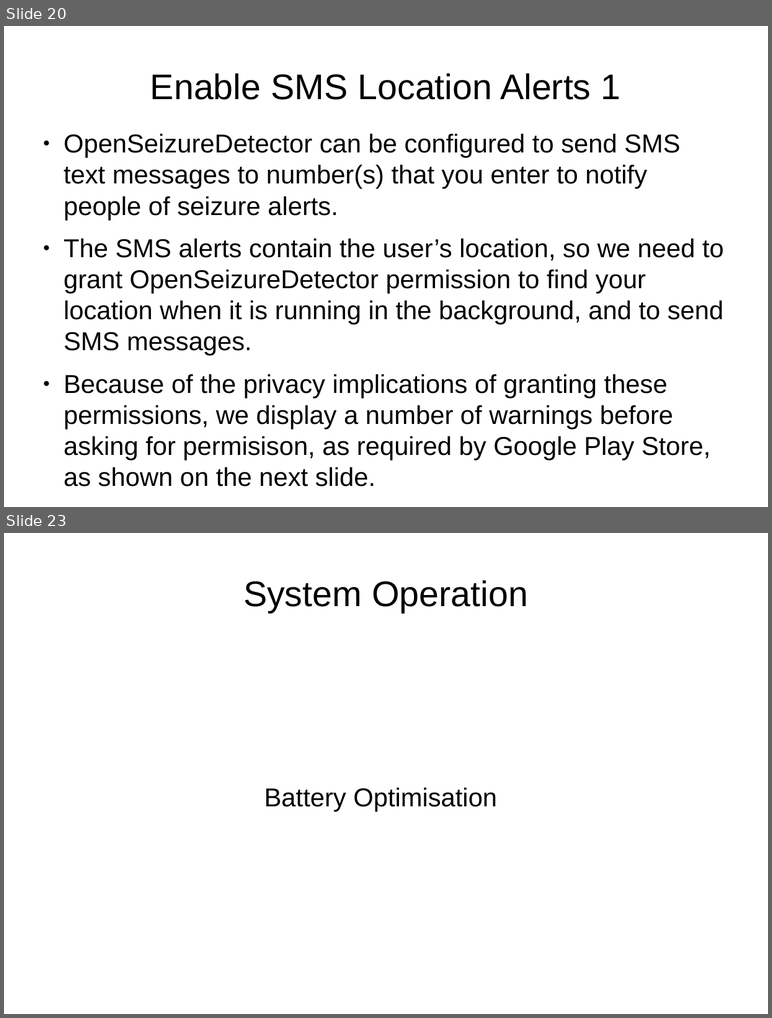
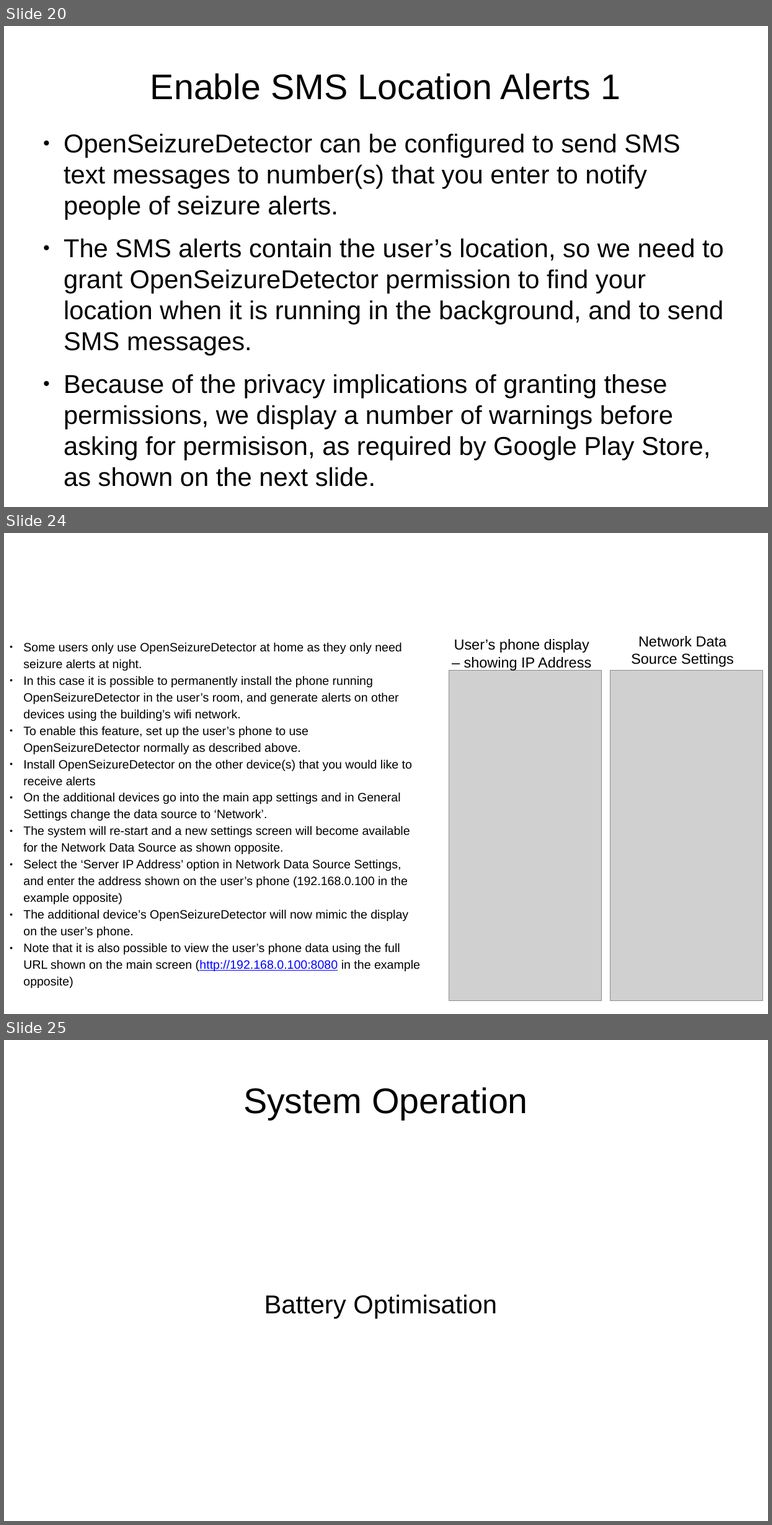
Before and after one commit to OpenSeizureDetector/Android_Pebble_SD, a slide deck: doc/Installation_Instructions_1C.pptx. Shown one above the other, each under a label of ours: slides 20 and 23 before the commit, slides 20, 24 and 25 after it; the slides between them are not shown. The pictures are 772x1018 and 772x1525 pixels, drawn with LibreOffice and Linux fonts; fonts in the diff are those of the drawing; grey boxes stand for pictures; background and template pictures are left out. Boxes give left, top, right and bottom in pixels: in the first picture for what was removed or moved away, otherwise in the second. Text is boxed around its words. In the diff, an @@ line names an element or a change of style, - is before the commit and + after.

```diff
--- a/doc/Installation_Instructions_1C.pptx
+++ b/doc/Installation_Instructions_1C.pptx
@@ slide 24 added at (x1=4, y1=533, x2=768, y2=1014), background picture (left out) @@
@@ text added at (x1=23, y1=642, x2=420, y2=988), 15 pt, text #000000 @@
+● Some users only use OpenSeizureDetector at home as they only need seizure alerts at night.
+● In this case it is possible to permanently install the phone running OpenSeizureDetector in the user’s room, and generate alerts on other devices using the building’s wifi network.
+● To enable this feature, set up the user’s phone to use OpenSeizureDetector normally as described above.
+● Install OpenSeizureDetector on the other device(s) that you would like to receive alerts
+● On the additional devices go into the main app settings and in General Settings change the data source to ‘Network’.
+● The system will re-start and a new settings screen will become available for the Network Data Source as shown opposite.
+● Select the ‘Server IP Address’ option in Network Data Source Settings, and enter the address shown on the user’s phone (192.168.0.100 in the example opposite)
+● The additional device’s OpenSeizureDetector will now mimic the display on the user’s phone.
+● Note that it is also possible to view the user’s phone data using the full URL shown on the main screen (http://192.168.0.100:8080 in the example opposite)
@@ text added at (x1=454, y1=639, x2=591, y2=671), 18 pt, text #000000 @@
+User’s phone display – showing IP Address
@@ text added at (x1=631, y1=636, x2=734, y2=667), 18 pt, text #000000 @@
+Network Data Source Settings
@@ picture added at (x1=449, y1=671, x2=601, y2=1001) @@
@@ picture added at (x1=610, y1=671, x2=763, y2=1001) @@
@@ text added at (x1=66, y1=709, x2=241, y2=786), 40 pt, text #FFFFFF @@
+Wifi (local network) Alerts
@@ what was slide 23 is now slide 25 @@
```
Also in this commit, not shown: 15 slides changed, 1 other slide added.
